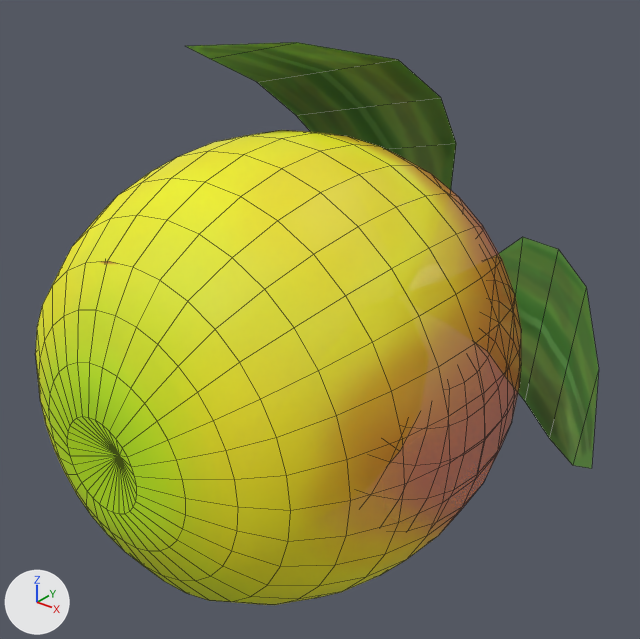
An edit to the FBX model Assets/modeles/apple.fbx, drawn before and after from the same camera.
Both versions are drawn from a camera (50 mm lens) standing at (2.02, -2.45, 1.67) and looking at (0.09, -0.04, 0.17). Lighting does not change. The marker at lower left points along +X, +Y and +Z. Mesh edges are drawn as thin lines. Where no turn or scale is listed for an object, it has been applied to the vertices.
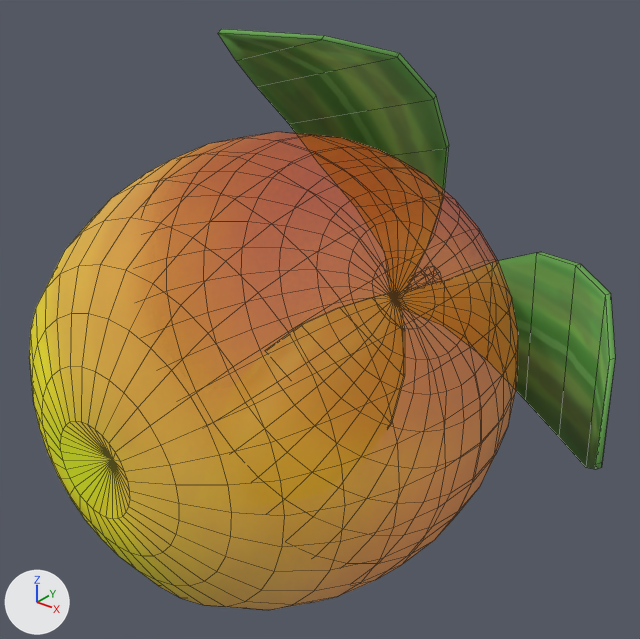
Boxes [x1, y1, x2, y2] around the edits, measured in the pictures (640 x 639 px; the box of a moved part takes in the faces that stretch with it):
'Sphere', reshaped
    before: [35, 42, 599, 605]
    after: [29, 29, 615, 610]
part 1 of me_sphere, moved or reshaped
    before: [35, 130, 486, 605]
    after: [29, 143, 459, 610]
part 2 of me_sphere, rebuilt
    before: [474, 237, 599, 469]
    after: [395, 252, 615, 469]
part 3 of me_sphere, rebuilt
    before: [186, 42, 456, 194]
    after: [218, 29, 449, 298]
part 4 of me_sphere, moved or reshaped
    before: [368, 412, 420, 467]
    after: [266, 293, 405, 428]

The edits, one by one:
Picture 'apple_text.png' (img_apple_text_png) is new.
Material 'apple_fruit' (mat_apple_fruit) is new.
Uses the picture img_apple_text_png.
me_sphere is used by ob_sphere; location (0.0, 0.0, 0.0).
me_sphere had 560 vertices, 565 faces and spanned x -0.89..1.19, y -1.04..0.98, z -1.1..1.18.
me_sphere no longer uses material mat_apples0.
me_sphere now has 605 vertices, 631 faces and spans x -0.89..1.26, y -1.07..0.95, z -1.12..1.21.
me_sphere part 1: the loose piece of 482 vertices spanning x -0.89..0.88, y -1.04..0.76, z -0.89..0.88 is moved by (0.0, -0.03, 0.0), in mat_apple_fruit.
me_sphere part 2: the loose piece of 15 vertices spanning x 0.04..1.19, y 0.07..0.88, z -0.43..0.35 is rebuilt with 30 vertices and now spans x -0.01..1.26, y -0.09..0.79, z -0.38..0.39.
me_sphere part 3: the loose piece of 15 vertices spanning x -0.61..0.17, y -0.28..0.84, z -0.01..1.18 is rebuilt with 30 vertices and now spans x -0.63..0.16, y -0.09..0.79, z -0.01..1.21.
Part 4, on me_sphere:
47 vertices are removed from x -0.62..0.08, y -0.08..0.98, z -1.1..0.06.
39 faces are deleted.
1 vertex moves within x -0.04, y 0.66, z 0.0.
29 vertices are added at x -0.88..0.01, y -0.09..0.79, z -1.12..0.01.
29 new faces join them, mat_apples2 (picture img_apples2_png).
me_sphere now uses material mat_apple_fruit.
